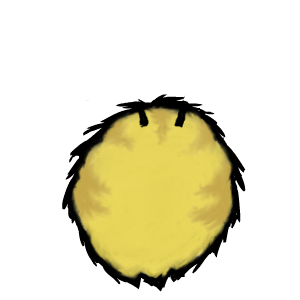
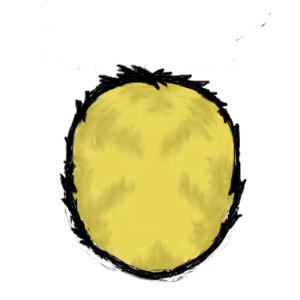
Layered file, before and after one edit (300 × 300). Changes by layer:
added layer "Layer #1" above "Layer" over [39,7,272,292]
hid "Layer" over [62,94,246,292]
